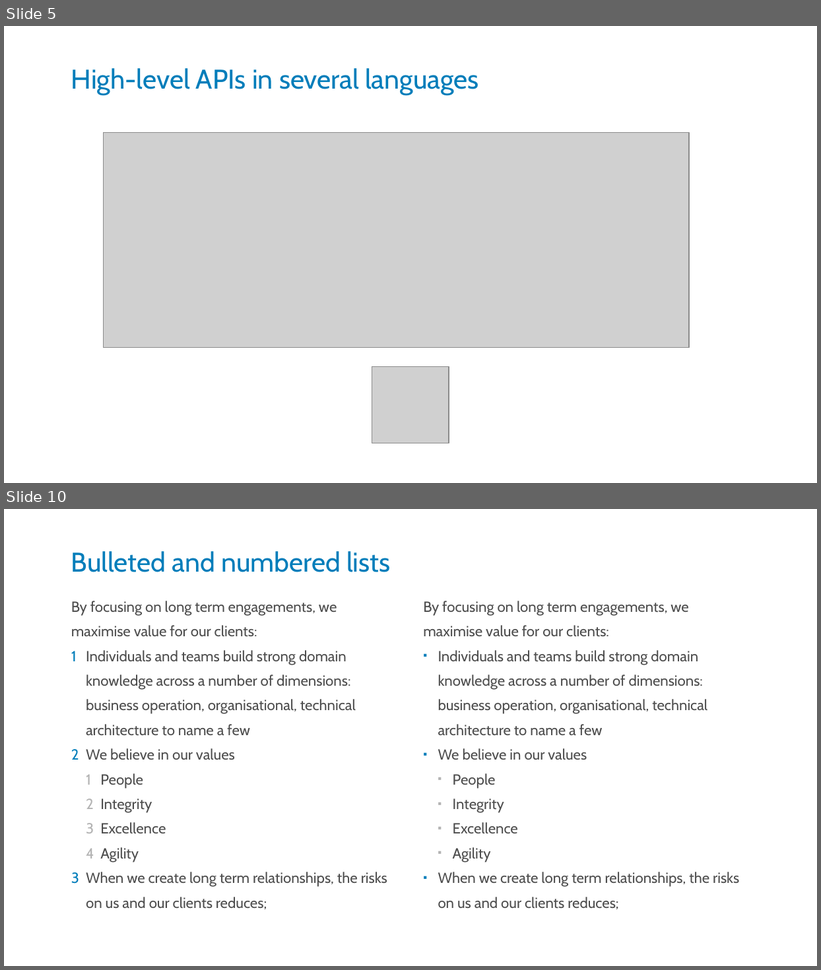
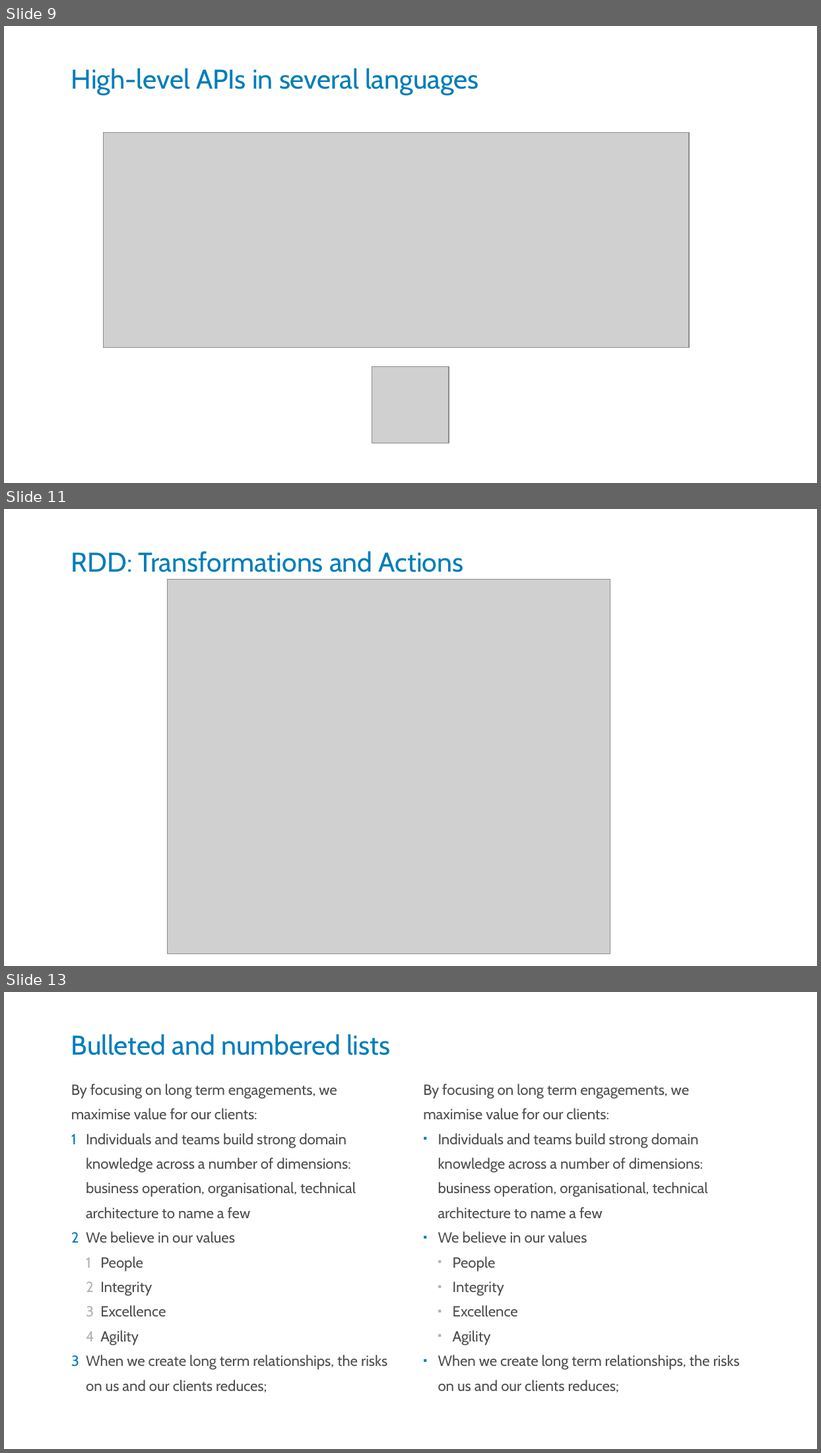
Before and after one commit to kstanaszek/SparkAndScalaInTandem, a slide deck: src/main/resources/slides.pptx. Shown one above the other, each under a label of ours: slides 5 and 10 before the commit, slides 9, 11 and 13 after it; the slides between them are not shown. The pictures are 821x970 and 821x1453 pixels, drawn with LibreOffice and Linux fonts; fonts in the diff are those of the drawing; grey boxes stand for pictures. Boxes give left, top, right and bottom in pixels: in the first picture for what was removed or moved away, otherwise in the second. Text is boxed around its words. In the diff, an @@ line names an element or a change of style, - is before the commit and + after.

Commit message:
the slides added

```diff
--- a/src/main/resources/slides.pptx
+++ b/src/main/resources/slides.pptx
@@ slide 11 added at box(4, 509, 817, 966), background #FFFFFF @@
@@ title added at box(71, 551, 464, 572), 24 pt, text #007DBA @@
+RDD: Transformations and Actions
@@ picture added at box(168, 579, 611, 954) @@
@@ what was slide 5 is now slide 9 @@
@@ what was slide 10 is now slide 13 @@
```
Also in this commit, not shown: 2 other slides added.
